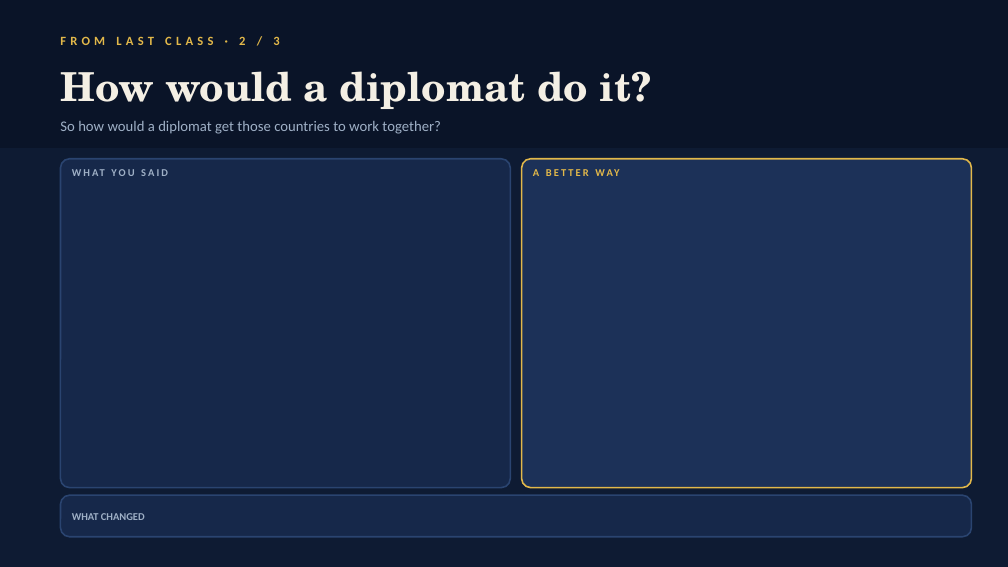
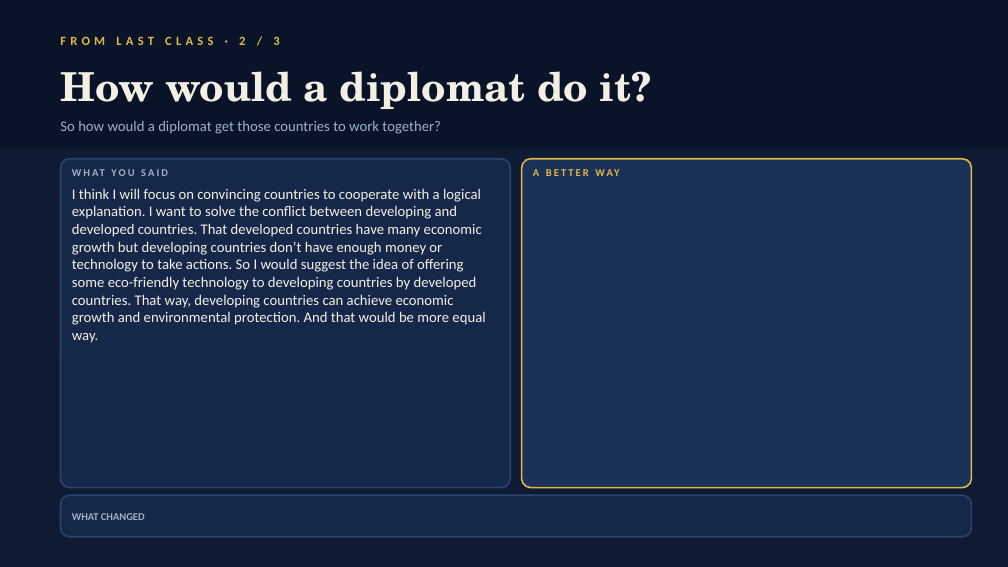
Before and after one commit to briankim-84/dea-m8q3, a slide deck: slide 4 of olivia-h4t2/Olivia_Class8_Inequality_Up_Close.pptx. Drawn at 1008x567 pixels with LibreOffice and Linux fonts; fonts in the diff are those of the drawing. Boxes give left, top, right and bottom in pixels: in the first picture for what was removed or moved away, otherwise in the second. Text is boxed around its words. In the diff, an @@ line names an element or a change of style, - is before the commit and + after.

```diff
--- a/olivia-h4t2/Olivia_Class8_Inequality_Up_Close.pptx
+++ b/olivia-h4t2/Olivia_Class8_Inequality_Up_Close.pptx
@@ text added at (72,188,485,343), 14 pt, text #F4EFE4 @@
+I think I will focus on convincing countries to cooperate with a logical explanation. I want to solve the conflict between developing and developed countries. That developed countries have many economic growth but developing countries don’t have enough money or technology to take actions. So I would suggest the idea of offering some eco-friendly technology to developing countries by developed countries. That way, developing countries can achieve economic growth and environmental protection. And that would be more equal way.
```
Also in this commit, not shown: 2 other slides changed, 12 other files.
